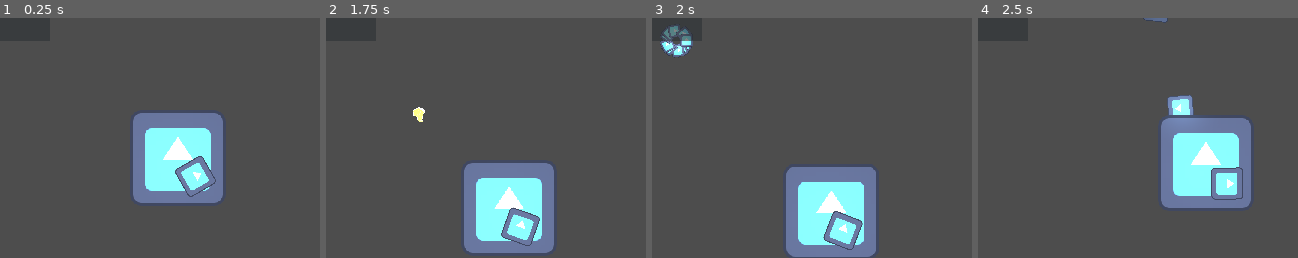
Above: before the commit, frames 1-4 (left to right).
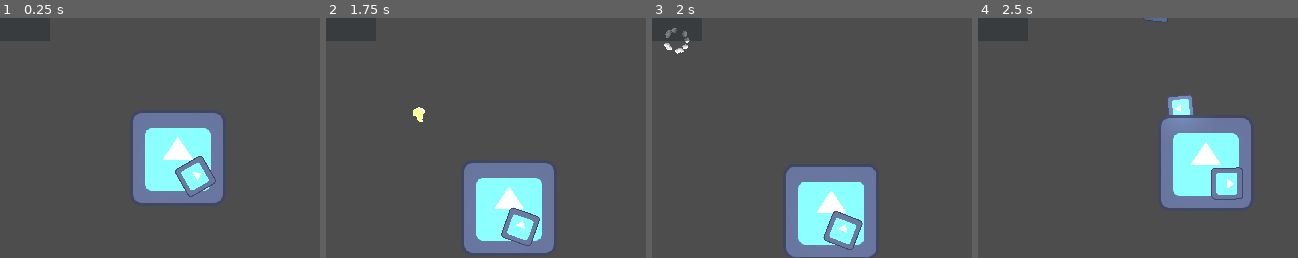
Above: after the commit, the same moments.

Repository: kevinfiddick/kill-switch
Game: Godot game, scene res://scenes/Main.tscn
Same seed, same stepped clock (60 frames per second), same inputs: the game is played once before the commit and once after it. The engine's default icon, where the game draws it, is replaced by a stand-in: a white triangle on a blue panel in a dark square.
Inputs (mouse positions are % of the whole screen's width and height, from its top left):
- Up to frame 1 (0.25 s): no input
- Up to frame 2 (1.75 s): tap Enter at 0.5 s; move the mouse to (72, 45) at 0.52 s; press the mouse at (72, 45) at 0.53 s; hold D (right) 0.53-1.28 s; move the mouse to (30, 55) at 1.27 s; release the mouse at (30, 55) at 1.28 s; hold Down (down) from 1.28 s (still down); right-click (30, 55) at 1.35 s
- Up to frame 3 (2 s): keep holding Down (down)
- Up to frame 4 (2.5 s): move the mouse to (60, 28) at 2.02 s; release Down (down) at 2.03 s; press the mouse at (60, 28) at 2.03 s; hold D (right) from 2.03 s (still down)
The pictures show only the part of the screen within x 22-72%, y 21-71%; the shares and areas given below are measured in that part.

Frames 1-2 are identical in both runs. In frame 3, 0.9% of the frame differs, in the area x 2-13%, y 3-17%; in frame 4, nothing differs.

Commit message:
Update shrapnel sprite

Diff:
--- a/scenes/weapons/grenade/GrenadeShrapnel.tscn
+++ b/scenes/weapons/grenade/GrenadeShrapnel.tscn
@@ -1,7 +1,7 @@
 [gd_scene load_steps=5 format=3 uid="uid://ci5hcs8ndfpeb"]
 
 [ext_resource type="Script" path="res://scripts/weapons/grenade/GrenadeShrapnel.gd" id="1_x1wcg"]
-[ext_resource type="Texture2D" uid="uid://bo7xm7gmyj48p" path="res://icon.svg" id="2_daia5"]
+[ext_resource type="Texture2D" uid="uid://cfknml4lya6k6" path="res://assets/Light Bulb Shrapnel.png" id="2_xjrew"]
 
 [sub_resource type="Gradient" id="Gradient_2iad5"]
 colors = PackedColorArray(1, 1, 1, 0.458824, 1, 1, 1, 0)
@@ -16,8 +16,7 @@
 script = ExtResource("1_x1wcg")
 
 [node name="Sprite2D" type="Sprite2D" parent="."]
-scale = Vector2(0.1, 0.1)
-texture = ExtResource("2_daia5")
+texture = ExtResource("2_xjrew")
 
 [node name="PointLight2D" type="PointLight2D" parent="."]
 scale = Vector2(0.5, 0.5)
Binary file added: assets/Light Bulb Shrapnel.png
Not shown, added: assets/Light Bulb Shrapnel.png.import
